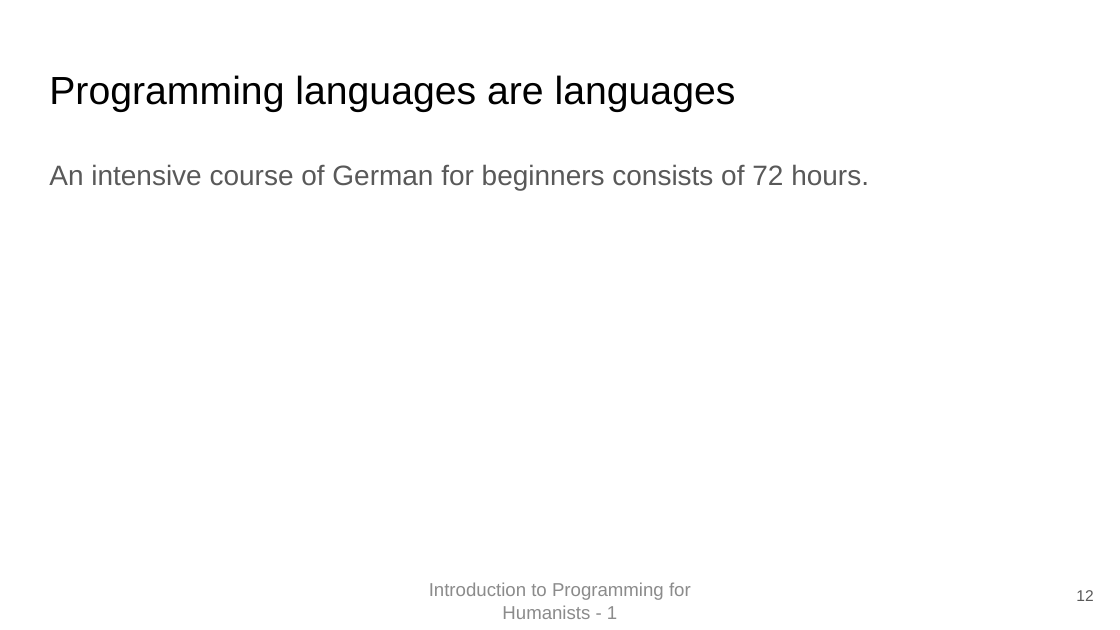
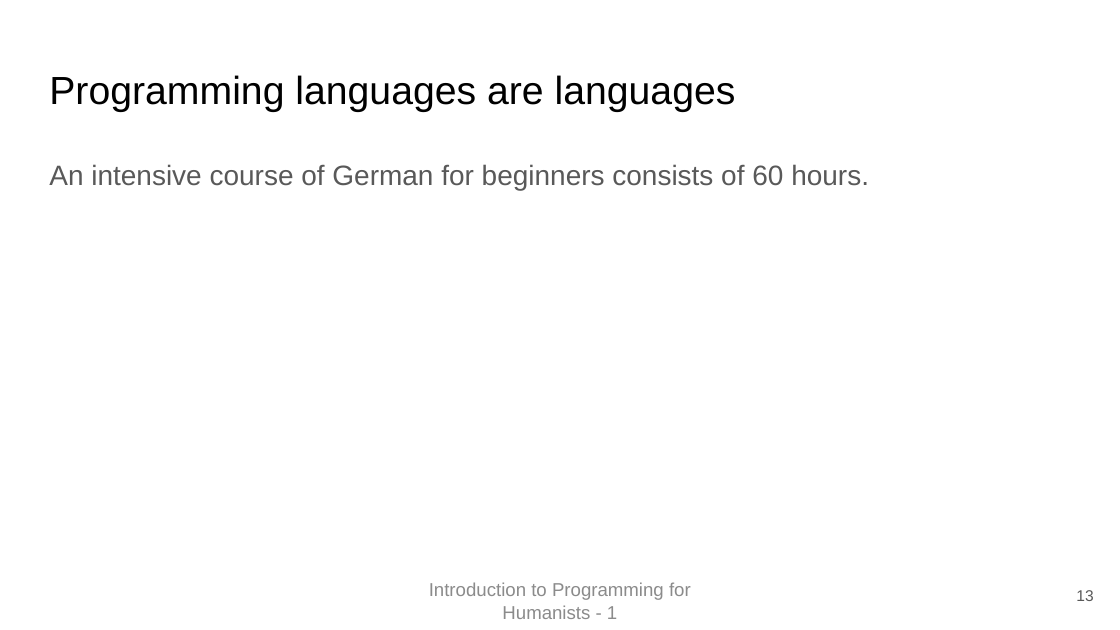
Before and after one commit to EvanEames/IPFH2526, a slide deck: slide 13 of week1/First Class.pptx (slide 12 before the commit). Drawn at 1120x630 pixels with LibreOffice and Linux fonts; fonts in the diff are those of the drawing. Boxes give left, top, right and bottom in pixels: in the first picture for what was removed or moved away, otherwise in the second. Text is boxed around its words. In the diff, an @@ line names an element or a change of style, - is before the commit and + after.

```diff
--- a/week1/First Class.pptx
+++ b/week1/First Class.pptx
@@ text at box(49, 164, 869, 190): text changed @@
-An intensive course of German for beginners consists of 72 hours.
+An intensive course of German for beginners consists of 60 hours.
@@ page number at box(1076, 590, 1093, 601): text changed @@
-12
+13
```
Also in this commit, not shown: 5 other slides changed, 3 slides added.
